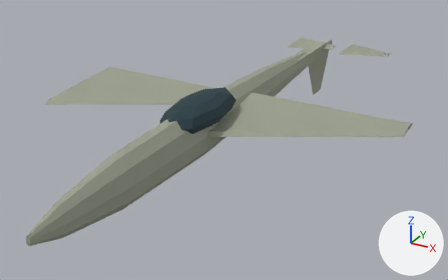
Before and after pictures for a commit that changed the glTF model game/assets/units/su34.glb.
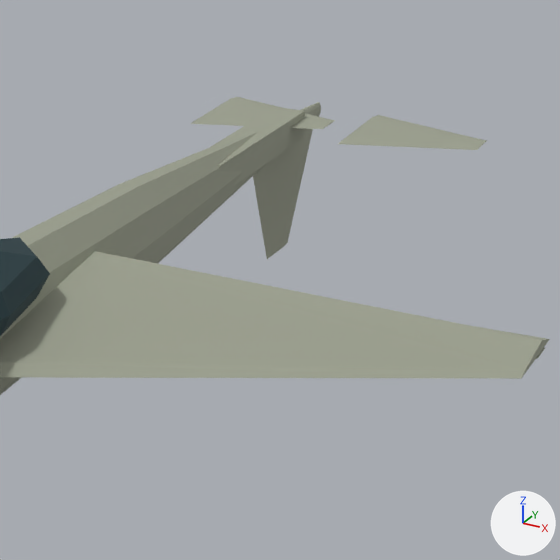
Each version appears first whole from a camera (50 mm lens) standing at (11.4, -21.65, 11.28) and looking at (-0.21, -0.54, 0.73), and next in a close-up on the part from 49% to 93% of the width and 1% to 72% of the height. The lights are fixed; the arrows at lower right show +X, +Y and +Z. The first two pictures are the older version. Where no turn or scale is listed for an object, it has been applied to the vertices.

Objects in the first close-up: 'Cockpit', 'Elevator_L', 'Elevator_R', 'Fuselage', 'Rudder', 'TailBoom', 'Wing_R'.
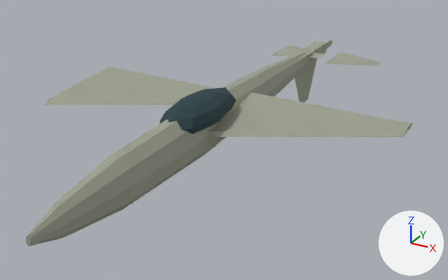
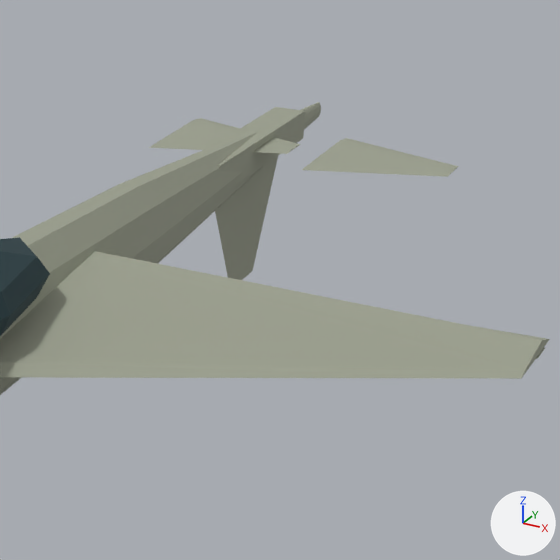
Location of each change, [x1, y1, x2, y2] in pixels of the close-ups (560 x 560 px):
'Rudder', moved
    before: [253, 129, 313, 259]
    after: [215, 156, 278, 280]
'Elevator_R', moved
    before: [338, 115, 487, 150]
    after: [302, 138, 459, 177]
'Elevator_L', moved
    before: [191, 97, 335, 129]
    after: [149, 118, 301, 154]

Diff of the bpy script that builds the scene:
```diff
--- a/game/assets/units/su34.glb.py
+++ b/game/assets/units/su34.glb.py
@@ ob_elevator_l @@
 ob_elevator_l = bpy.data.objects.new('Elevator_L', me_elevator_l)
-ob_elevator_l.location = (-1.47, 9.9, 2.38)
+ob_elevator_l.location = (-1.47, 8.01, 2.38)
@@ ob_elevator_r @@
 ob_elevator_r = bpy.data.objects.new('Elevator_R', me_elevator_r)
-ob_elevator_r.location = (1.47, 9.9, 2.38)
+ob_elevator_r.location = (1.47, 8.01, 2.38)
@@ ob_rudder @@
 ob_rudder = bpy.data.objects.new('Rudder', me_rudder)
-ob_rudder.location = (0.0, 9.9, 2.26)
+ob_rudder.location = (0.0, 8.01, 2.26)
```
